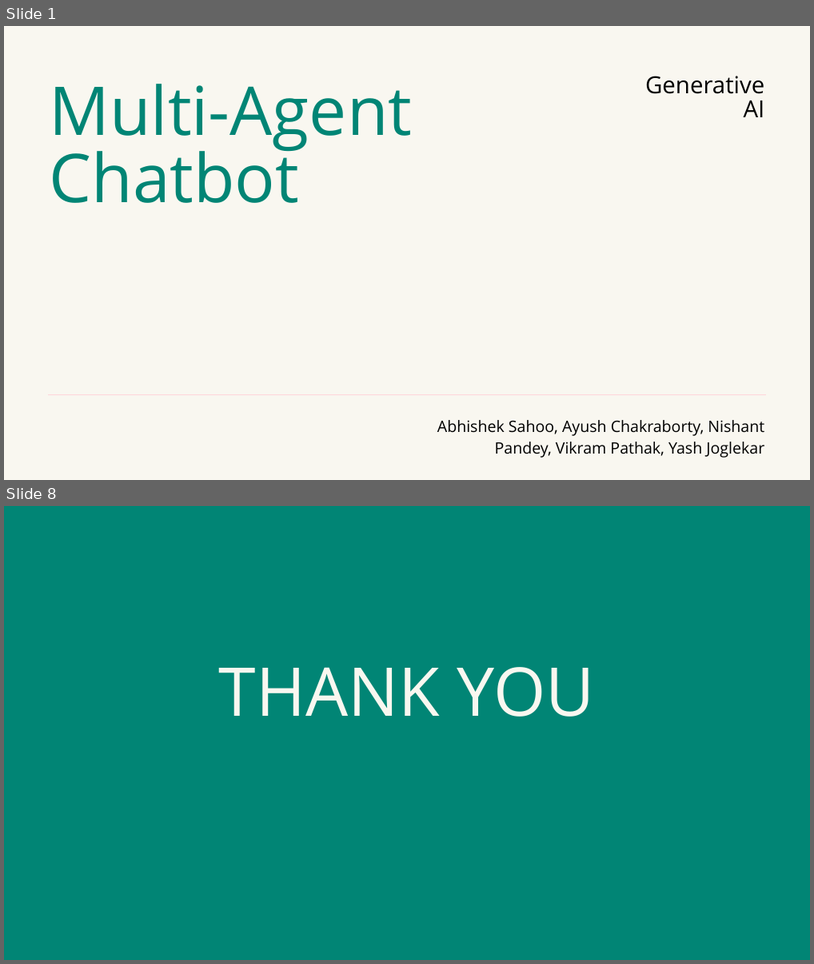
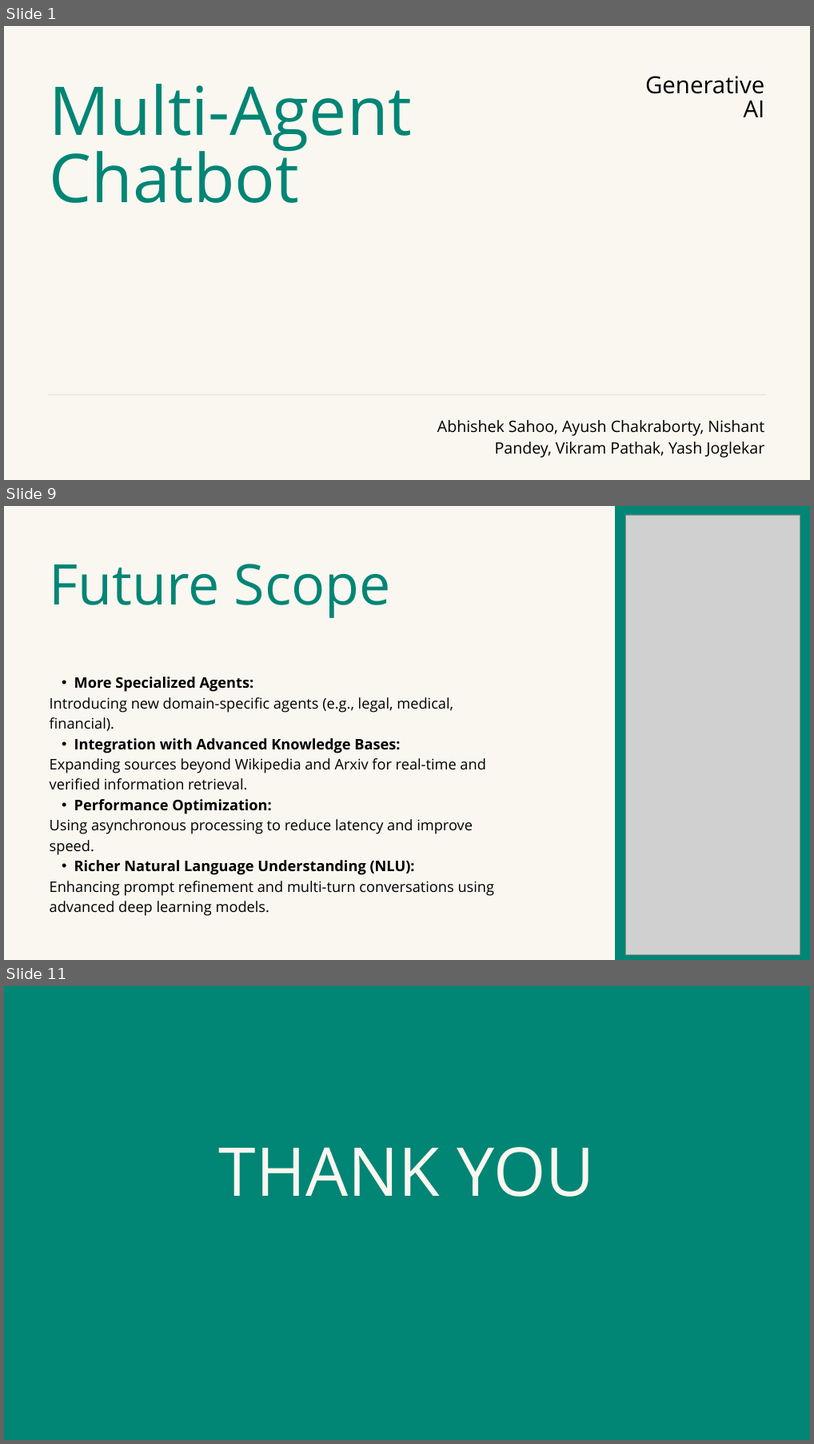
Before and after one commit to YASHBRO/GenAi-Final-Project, a slide deck: Multi-Agent Chatbot.pptx. Shown one above the other, each under a label of ours: slides 1 and 8 before the commit, slides 1, 9 and 11 after it; the slides between them are not shown. The pictures are 814x964 and 814x1444 pixels, drawn with LibreOffice and Linux fonts; fonts in the diff are those of the drawing; grey boxes stand for pictures. Boxes give left, top, right and bottom in pixels: in the first picture for what was removed or moved away, otherwise in the second. Text is boxed around its words. In the diff, an @@ line names an element or a change of style, - is before the commit and + after.

```diff
--- a/Multi-Agent Chatbot.pptx
+++ b/Multi-Agent Chatbot.pptx
@@ slide 9 added at (4,506,810,960), background #F9F7F0 @@
@@ freeform shape added at (615,506,810,960), fill #018575 @@
@@ picture added at (626,515,800,955) @@
@@ text added at (50,564,391,618), 100 pt, text #018575 @@
+Future Scope
@@ text added at (50,676,495,916), 26 pt, text #000000 @@
+  • More Specialized Agents:
+Introducing new domain-specific agents (e.g., legal, medical, financial).
+  • Integration with Advanced Knowledge Bases:
+Expanding sources beyond Wikipedia and Arxiv for real-time and verified information retrieval.
+  • Performance Optimization:
+Using asynchronous processing to reduce latency and improve speed.
+  • Richer Natural Language Understanding (NLU):
+Enhancing prompt refinement and multi-turn conversations using advanced deep learning models.
@@ what was slide 8 is now slide 11 @@
```
Also in this commit, not shown: 2 slides changed, 6 other slides added, 4 slides removed.
